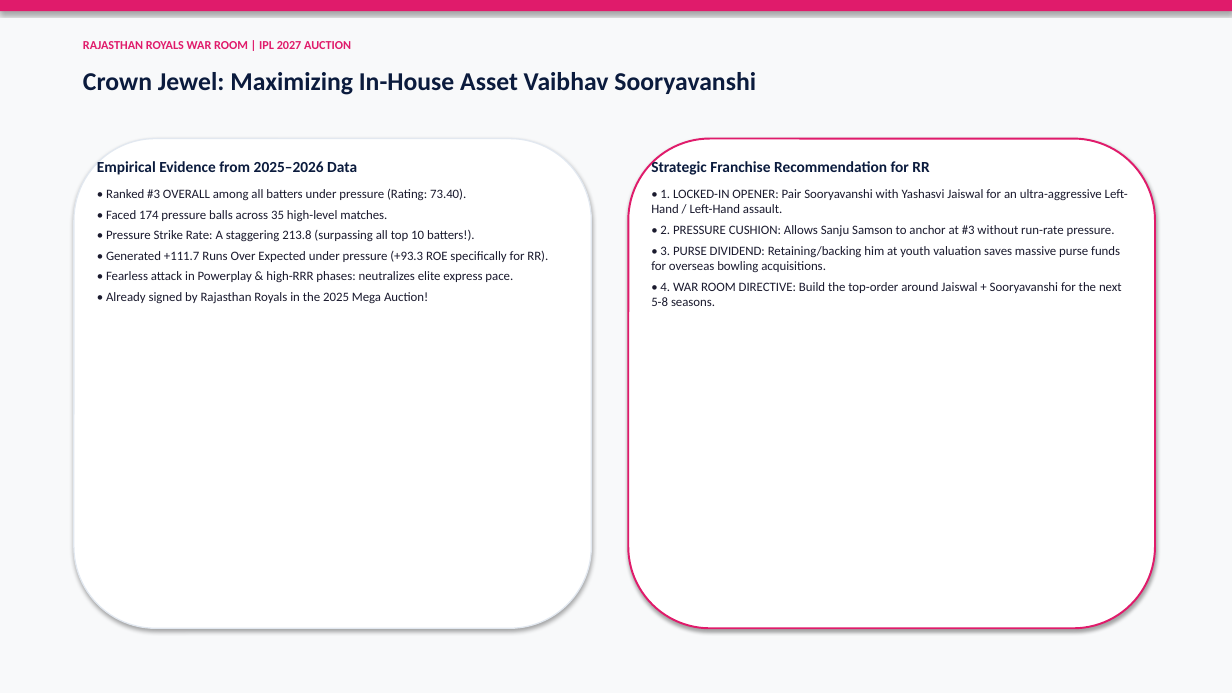
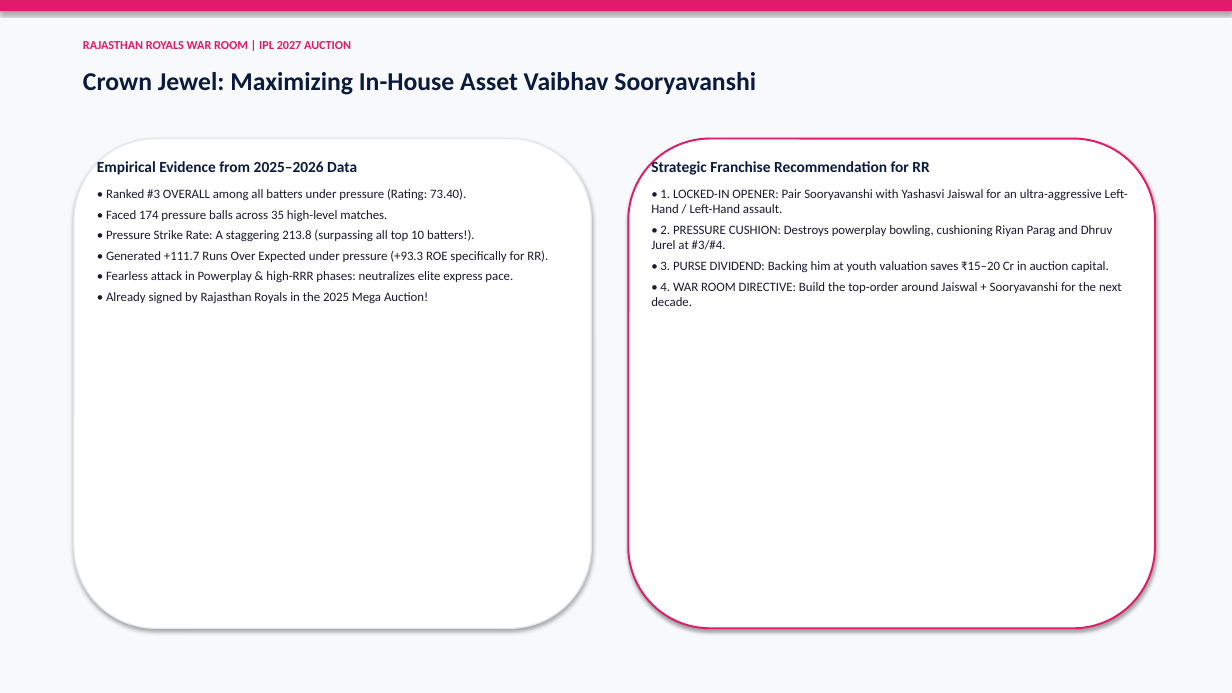
Before and after one commit to MohamedNavith/Rajasthan-Royals-Hackathon, a slide deck: slide 7 of outputs/rr_auction_presentation.pptx (slide 6 before the commit). Drawn at 1232x693 pixels with LibreOffice and Linux fonts; fonts in the diff are those of the drawing. Boxes give left, top, right and bottom in pixels: in the first picture for what was removed or moved away, otherwise in the second. Text is boxed around its words. In the diff, an @@ line names an element or a change of style, - is before the commit and + after.

```diff
--- a/outputs/rr_auction_presentation.pptx
+++ b/outputs/rr_auction_presentation.pptx
@@ text at [651,225,1122,306]: text changed @@
-• 2. PRESSURE CUSHION: Allows Sanju Samson to anchor at #3 without run-rate pressure.
-• 3. PURSE DIVIDEND: Retaining/backing him at youth valuation saves massive purse funds for overseas bowling acquisitions.
-• 4. WAR ROOM DIRECTIVE: Build the top-order around Jaiswal + Sooryavanshi for the next 5-8 seasons.
+• 2. PRESSURE CUSHION: Destroys powerplay bowling, cushioning Riyan Parag and Dhruv Jurel at #3/#4.
+• 3. PURSE DIVIDEND: Backing him at youth valuation saves ₹15–20 Cr in auction capital.
+• 4. WAR ROOM DIRECTIVE: Build the top-order around Jaiswal + Sooryavanshi for the next decade.
```
Also in this commit, not shown: 7 other slides changed, 2 slides added, 1 slide removed, 7 other files.
